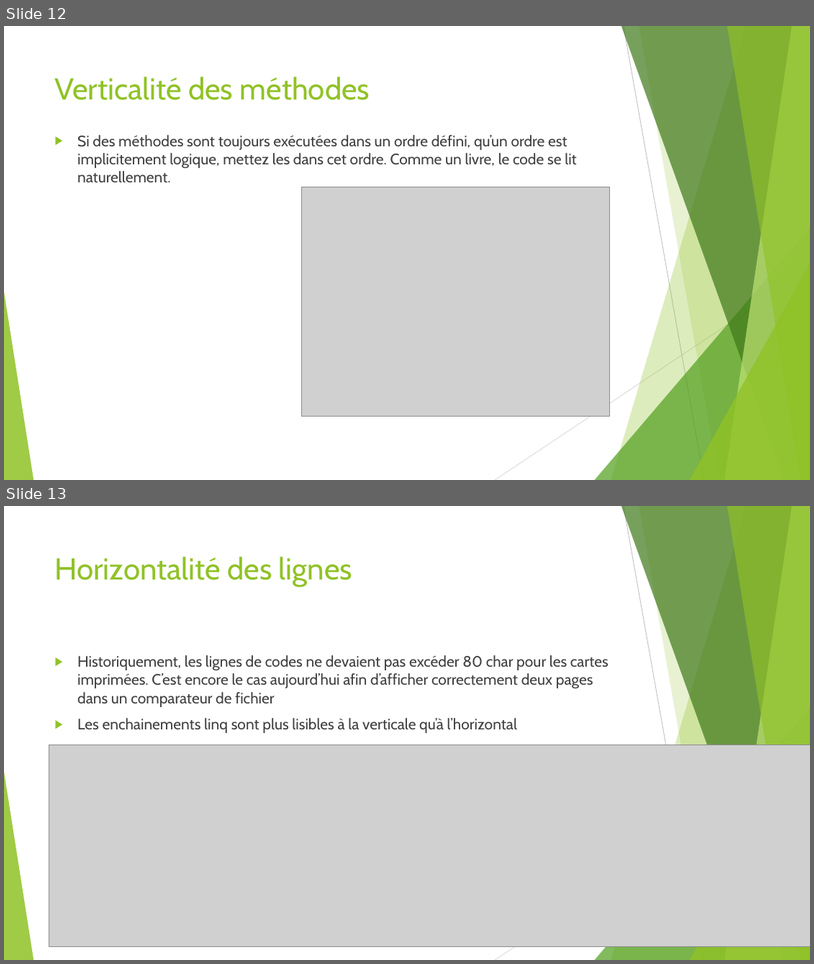
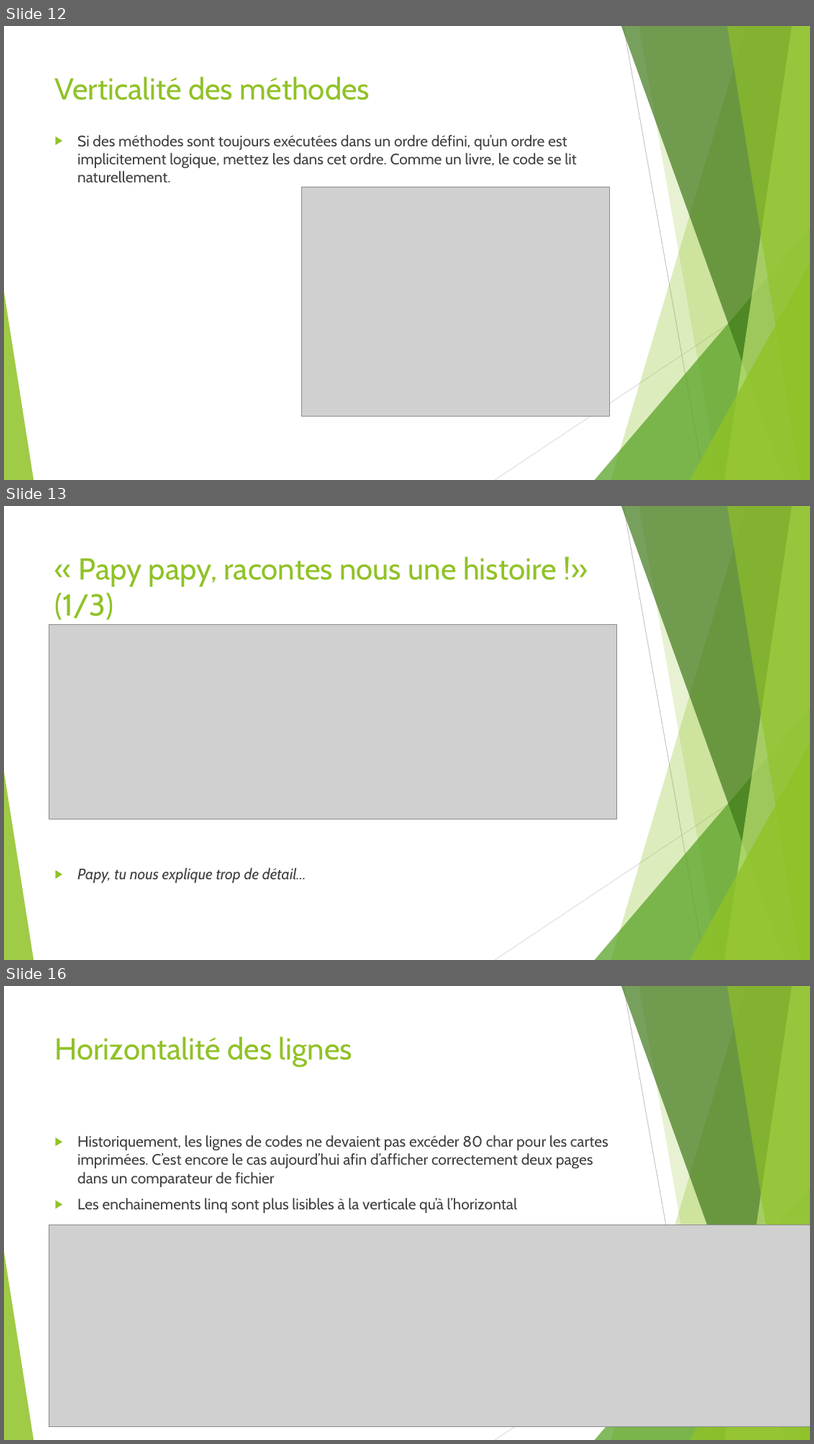
Before and after one commit to worming004/SimpleIsNotEasy, a slide deck: PPT/Easy != Simple.pptx. Shown one above the other, each under a label of ours: slides 12 and 13 before the commit, slides 12, 13 and 16 after it; the slides between them are not shown. The pictures are 814x964 and 814x1444 pixels, drawn with LibreOffice and Linux fonts; fonts in the diff are those of the drawing; grey boxes stand for pictures. Boxes give left, top, right and bottom in pixels: in the first picture for what was removed or moved away, otherwise in the second. Text is boxed around its words. In the diff, an @@ line names an element or a change of style, - is before the commit and + after.

```diff
--- a/PPT/Easy != Simple.pptx
+++ b/PPT/Easy != Simple.pptx
@@ slide 13 added at <box>4,506,810,960</box>, background #FFFFFF; not listed: 10 template elements that a slide beside it also shows @@
@@ title added at <box>55,556,557,620</box>, 36 pt, text #90C226 @@
+« Papy papy, racontes nous une histoire !» (1/3)
@@ picture added at <box>49,625,617,819</box> @@
@@ text added at <box>77,867,306,883</box>, 18 pt, text #404040, italic @@
+▶ Papy, tu nous explique trop de détail…
@@ what was slide 13 is now slide 16 @@
```
Also in this commit, not shown: 2 other slides added, 1 other file.
